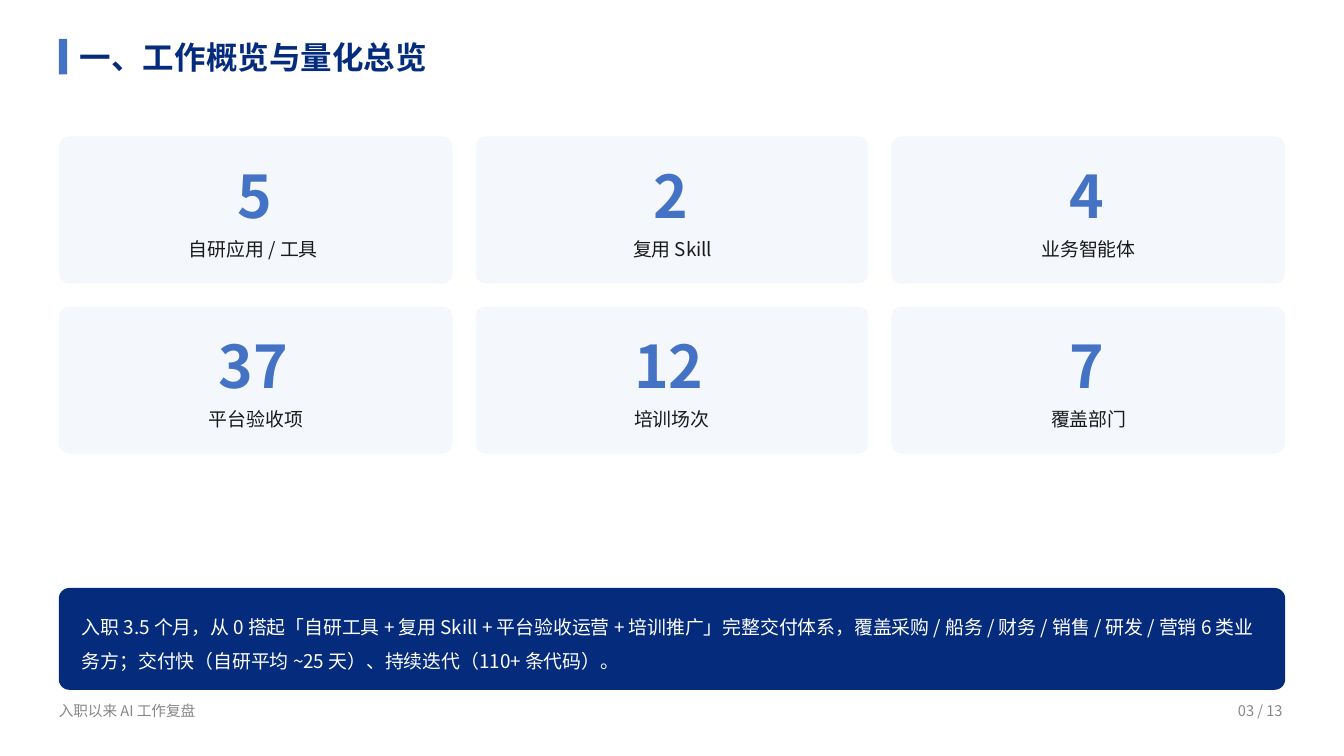
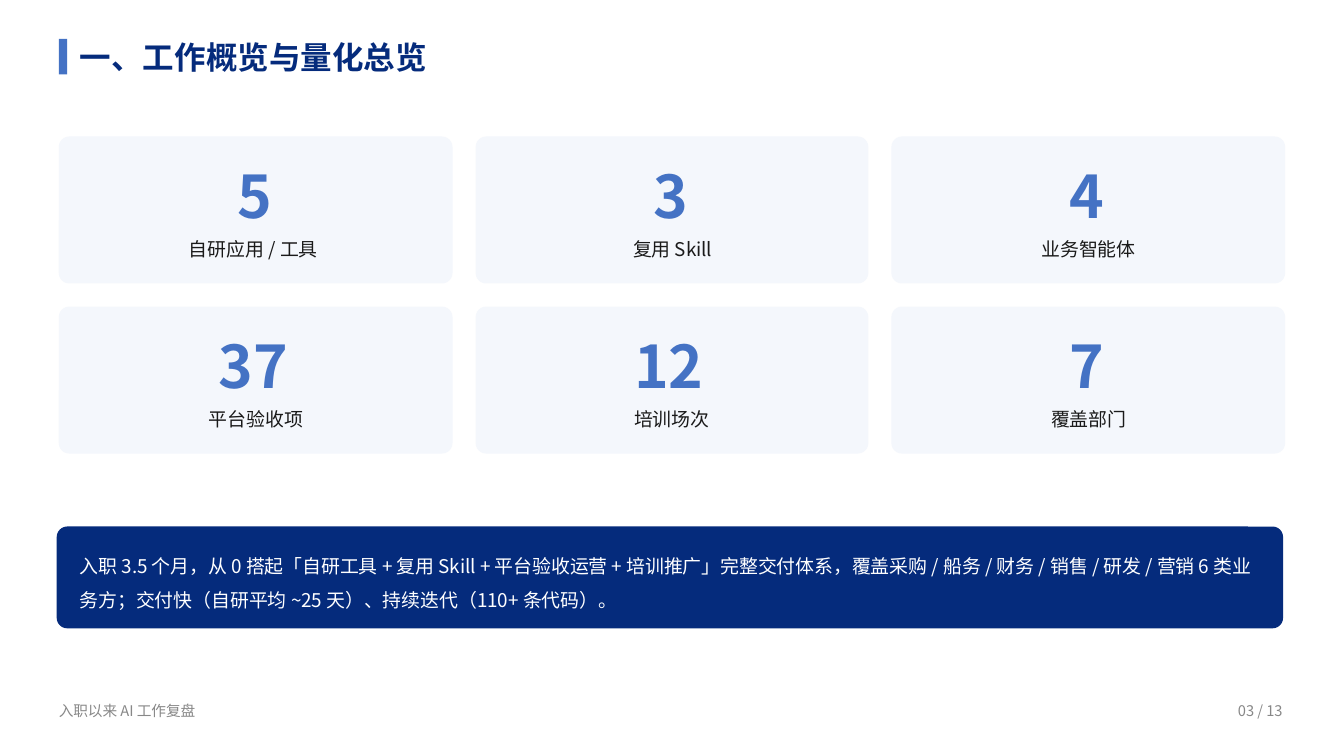
Before and after one commit to liellaaaaa/lw, a slide deck: slide 3 of PPT/入职以来AI工作复盘/入职以来AI工作复盘.pptx. Drawn at 1344x756 pixels with LibreOffice and Linux fonts; fonts in the diff are those of the drawing. Boxes give left, top, right and bottom in pixels: in the first picture for what was removed or moved away, otherwise in the second. Text is boxed around its words. In the diff, an @@ line names an element or a change of style, - is before the commit and + after.

```diff
--- a/PPT/入职以来AI工作复盘/入职以来AI工作复盘.pptx
+++ b/PPT/入职以来AI工作复盘/入职以来AI工作复盘.pptx
@@ text at (x1=653, y1=173, x2=688, y2=219): text changed @@
-2
+3
@@ rounded rectangle moved from (x1=58, y1=588, x2=1286, y2=690) to (x1=56, y1=526, x2=1284, y2=628) @@
@@ text "入职 3.5 个月，从 0 搭起「自研工具 ..." moved from (x1=82, y1=618, x2=1254, y2=671) to (x1=80, y1=557, x2=1252, y2=610) @@
```
Also in this commit, not shown: 2 other slides changed, 1 other file.
